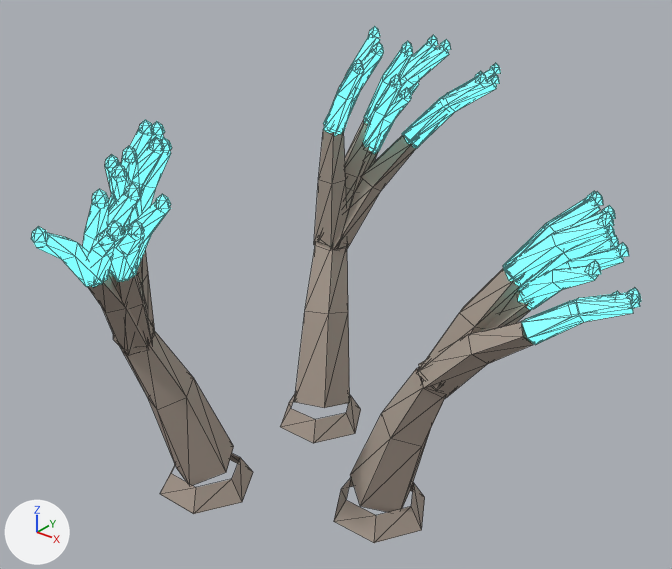
The Blender file assets/models/glowing_mushroom/blender/coral_v02.blend, before and after one commit.
Both versions are drawn from a 50 mm camera at (1.634, -1.869, 1.878) aimed at (0.17, -0.039, 0.743). The lights are fixed; the arrows at lower left show +X, +Y and +Z. The first picture is the older version. Mesh edges are drawn as thin lines.

The first picture shows 'mushroom_coral_flesh_nocol', 'mushroom_coral_glow_nocol'.
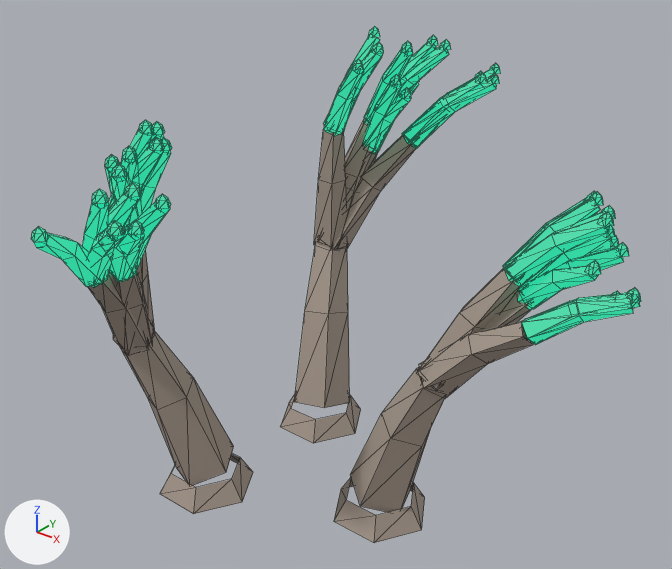
Location of each change, [x1, y1, x2, y2] in pixels of the pictures (672 x 569 px):
'mushroom_coral_glow_nocol', recoloured, surface changed (cyan to green)
    both: [31, 26, 641, 345]

The change, as a list of edits to the scene's bpy script:
```text
Change mat_mushroomglow_coral_v02:
    mat_mushroomglow_coral_v02.emission_color: (0.168, 1.0, 0.905) -> (0.0124, 0.618, 0.321)  # cyan #72fff4 -> green #1dce9a
    mat_mushroomglow_coral_v02.emission_strength: 1.205 -> 1.0
```
